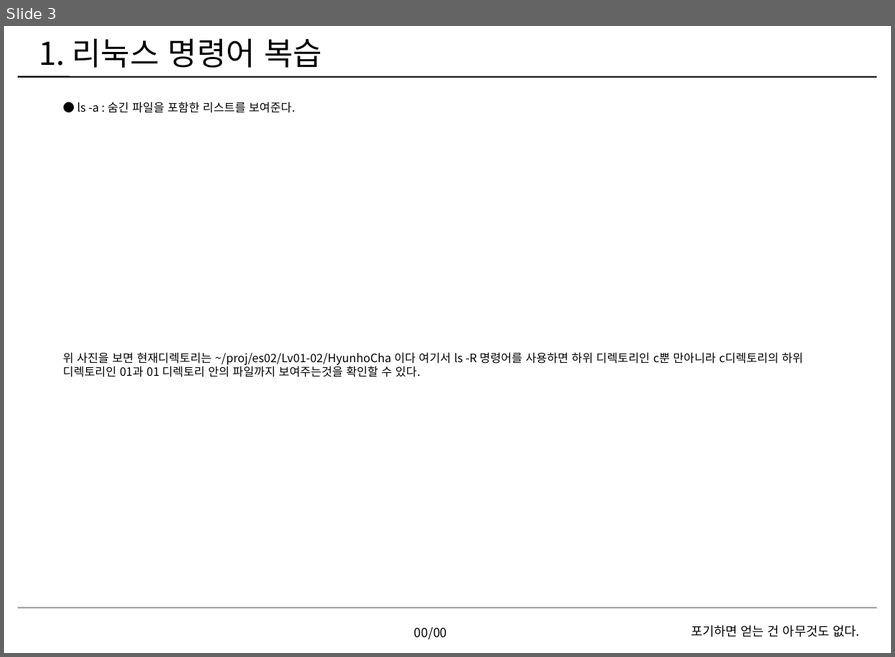
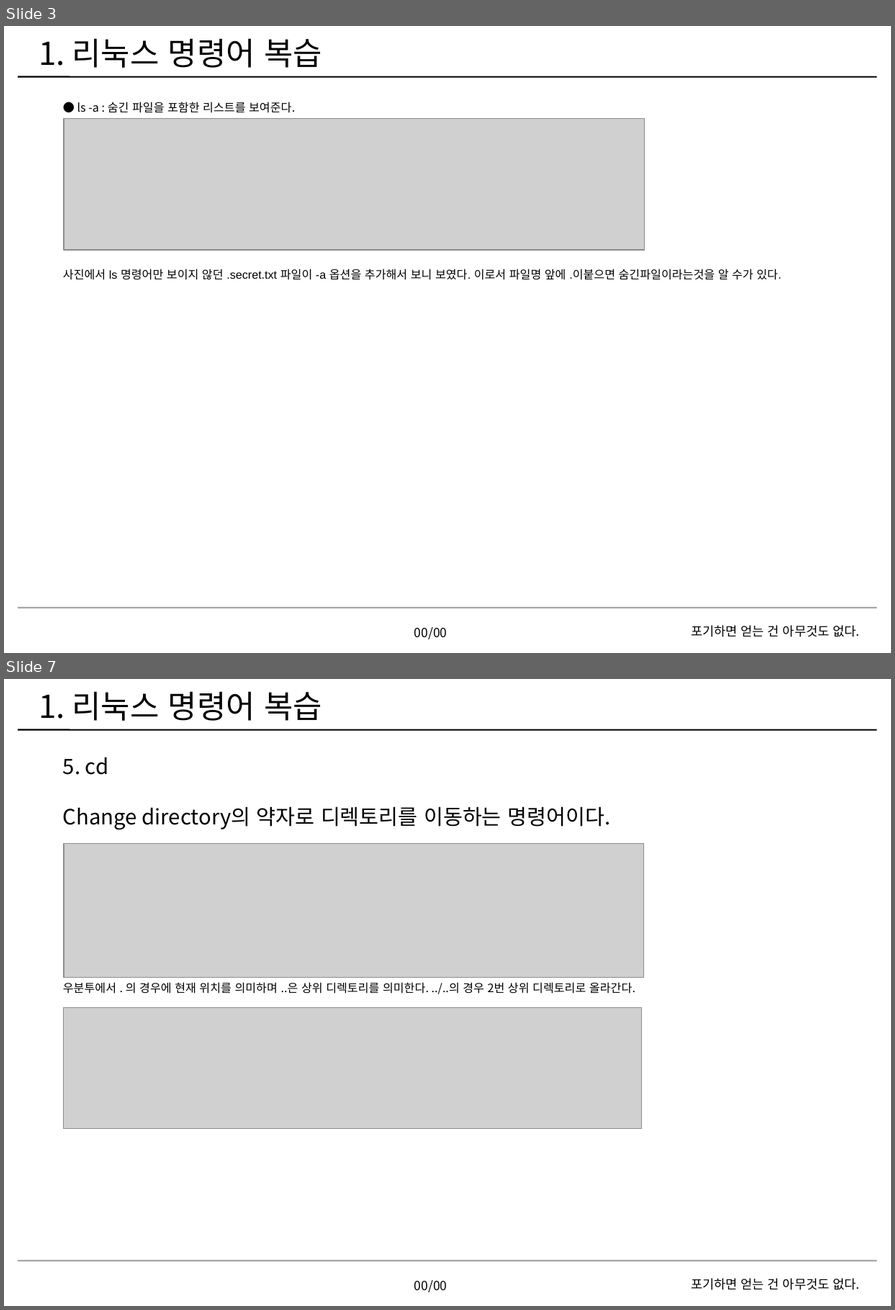
Before and after one commit to EmbeddedSchoolRepo/Lv01-02, a slide deck: HyunhoCha/homework/c/01/차현호1회차숙제.pptx. Shown one above the other, each under a label of ours: slide 3 before the commit, slides 3 and 7 after it; the slides between them are not shown. The pictures are 895x657 and 895x1310 pixels, drawn with LibreOffice and Linux fonts; fonts in the diff are those of the drawing; grey boxes stand for pictures; background and template pictures are left out. Boxes give left, top, right and bottom in pixels: in the first picture for what was removed or moved away, otherwise in the second. Text is boxed around its words. In the diff, an @@ line names an element or a change of style, - is before the commit and + after.

```diff
--- a/HyunhoCha/homework/c/01/차현호1회차숙제.pptx
+++ b/HyunhoCha/homework/c/01/차현호1회차숙제.pptx
@@ slide 7 added at box(4, 679, 891, 1306), background #FFFFFF; not listed: 3 template elements that a slide beside it also shows @@
@@ text added at box(39, 691, 322, 721), 30 pt, text #000000 @@
+1. 리눅스 명령어 복습
@@ text added at box(63, 757, 635, 994), 11 pt, text #000000 @@
+5. cd
+Change directory의 약자로 디렉토리를 이동하는 명령어이다.
+우분투에서 . 의 경우에 현재 위치를 의미하며 ..은 상위 디렉토리를 의미한다. ../..의 경우 2번 상위 디렉토리로 올라간다.
@@ picture added at box(64, 844, 644, 978) @@
@@ picture added at box(64, 1007, 641, 1128) @@
@@ text added at box(414, 1280, 448, 1292), 12 pt, text #000000 @@
+00/00
@@ slide 3 changed as well @@
@@ picture added at box(64, 119, 646, 250) @@
@@ text at box(63, 269, 781, 280): text changed; font Noto Sans CJK KR to Arial @@
-위 사진을 보면 현재디렉토리는 ~/proj/es02/Lv01-02/HyunhoCha 이다 여기서 ls -R 명령어를 사용하면 하위 디렉토리인 c뿐 만아니라 c디렉토리의 하위 디렉토리인 01과 01 디렉토리 안의 파일까지 보여주는것을 확인할 수 있다.
+사진에서 ls 명령어만 보이지 않던 .secret.txt 파일이 -a 옵션을 추가해서 보니 보였다. 이로서 파일명 앞에 .이붙으면 숨긴파일이라는것을 알 수가 있다.
```
Also in this commit, not shown: 9 other slides added, 1 slide removed.
